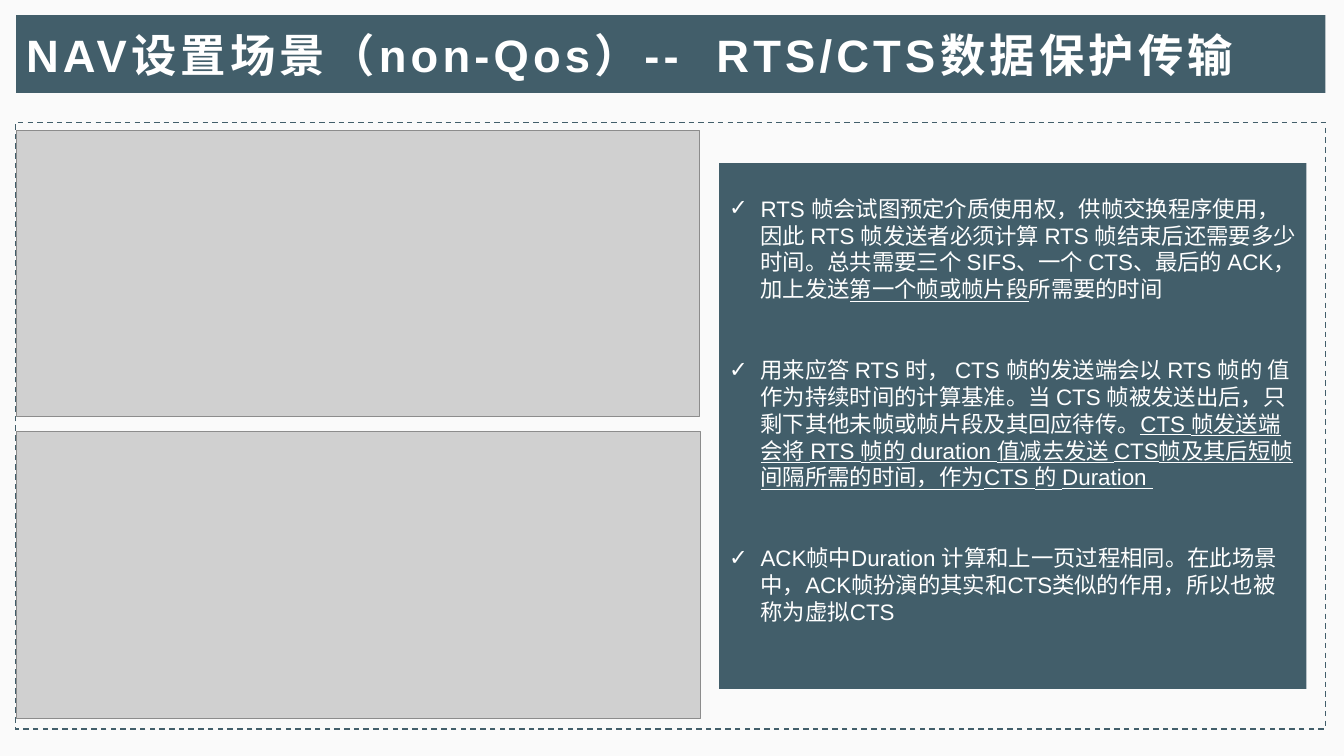
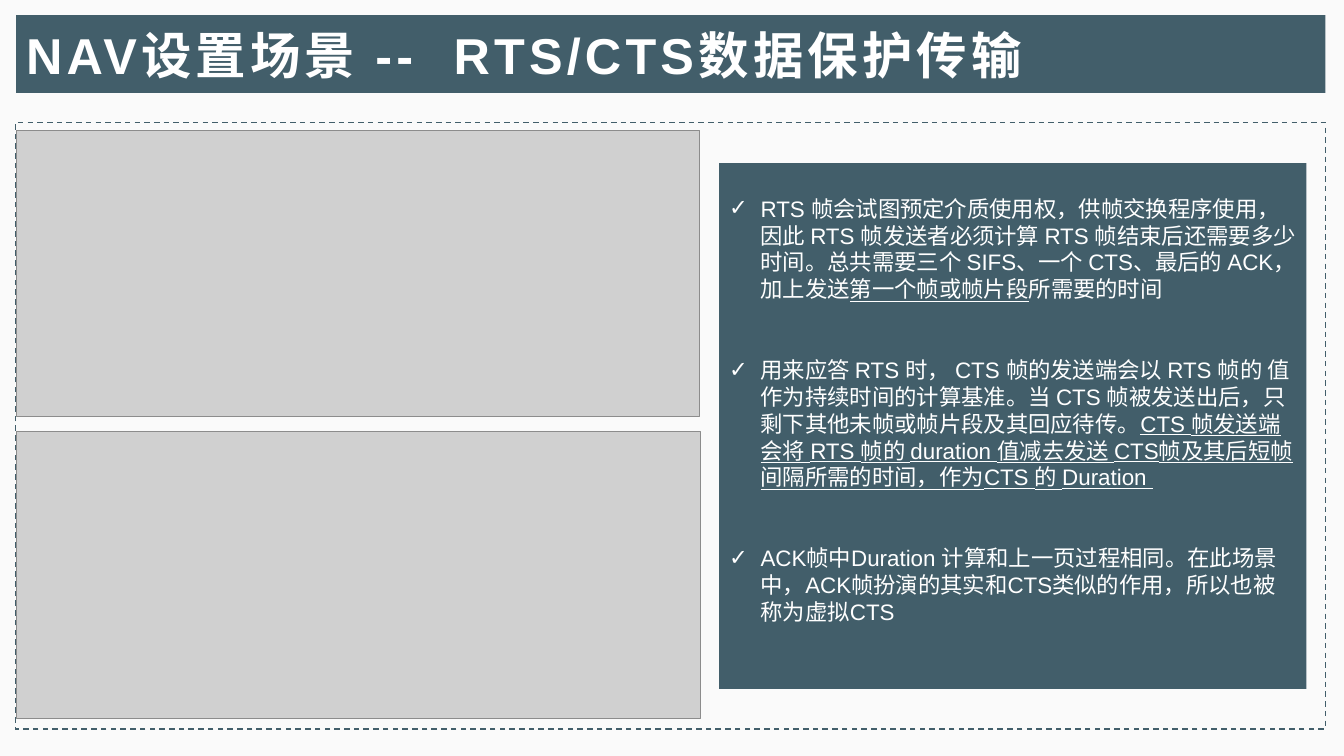
Before and after one commit to iamgzi/802.11ax, a slide deck: slide 6 of Doc/802.11NAV机制详解_M.pptx. Drawn at 1344x756 pixels with LibreOffice and Linux fonts; fonts in the diff are those of the drawing; grey boxes stand for pictures. Boxes give left, top, right and bottom in pixels: in the first picture for what was removed or moved away, otherwise in the second. Text is boxed around its words. In the diff, an @@ line names an element or a change of style, - is before the commit and + after.

```diff
--- a/Doc/802.11NAV机制详解_M.pptx
+++ b/Doc/802.11NAV机制详解_M.pptx
@@ title at (x1=26, y1=34, x2=1022, y2=79): text changed; size 32.4 to 36 pt @@
-NAV设置场景（non-Qos）-- RTS/CTS数据保护传输
+NAV设置场景 -- RTS/CTS数据保护传输
```
Also in this commit, not shown: 10 other slides changed, 7 slides added, 1 slide removed, 1 other file.
